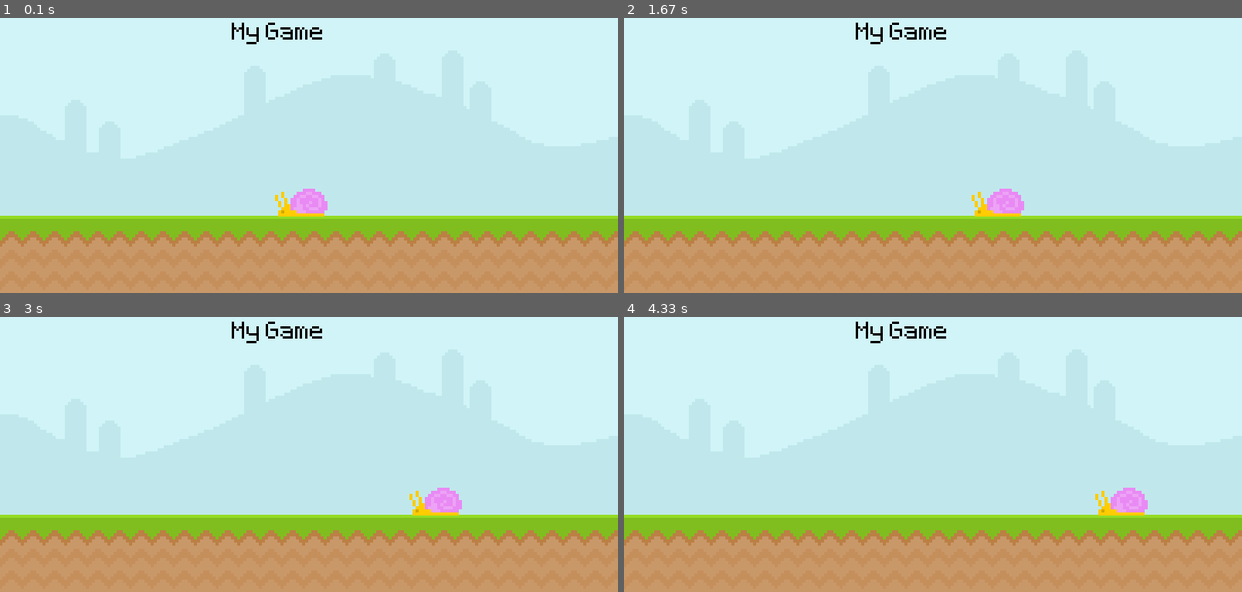
Above: before the commit, frames 1-4 (two rows, left to right).
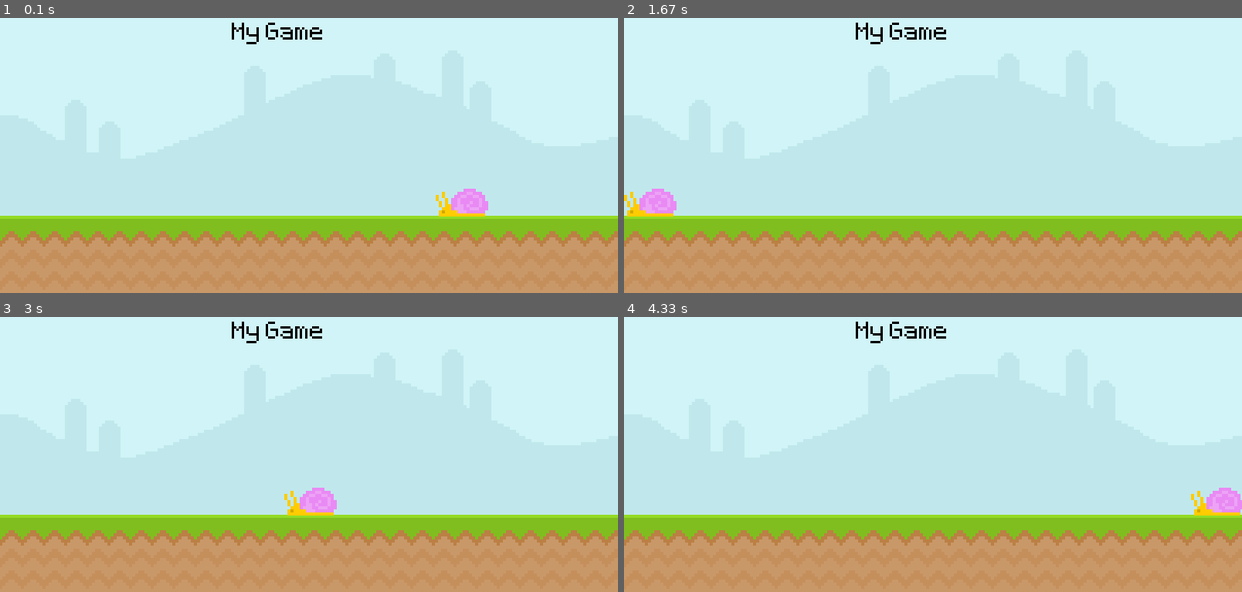
Above: after the commit, the same moments.

Repository: tildesarecool/Pygame-ultimate-into-pygam-YT
Game: pygame game, started from runner.py
The game is run twice, just before and just after one commit, with the same random seed, the same clock (stepped at 60 frames per second) and the same inputs.
Inputs:
- Up to frame 1 (0.1 s): no input
- Up to frame 2 (1.67 s): no input
- Up to frame 3 (3 s): no input
- Up to frame 4 (4.33 s): no input

The runs differ from the first frame. In frame 1, 1.3% of the frame differs, in the area x 44-79%, y 62-73%; in frame 2, 1.3%; in frame 3, 1.3%; in frame 4, 1.2%.

Commit message:
a snail racing across the scren right to left

Diff:
--- a/runner.py
+++ b/runner.py
@@ -36,7 +36,7 @@
 text_surface = test_font.render('My Game', False, 'Black') # text, anti-alias true/false, color
 
 snail_surface = pygame.image.load('graphics/snail/snail1.png')
-snail_x_pos = 350
+snail_x_pos = 600
 
 # setup infinite game loop
 while True:
@@ -49,8 +49,19 @@
     screen.blit(sky_surface,(0,0)) # takes surface and position
     screen.blit(ground_surface,(0,300)) # takes surface and position
     screen.blit(text_surface, (300, 50))
-    snail_x_pos += 1
+# move to right is +=
+    # snail_x_pos += 1
+# move to left is -=
+#    snail_x_pos -= 1
+    snail_x_pos -= 3
+
+    if (snail_x_pos < -100):
+        snail_x_pos = 740
+    else:
+        snail_x_pos -= 3
+
     screen.blit(snail_surface, (snail_x_pos, 265))
+
 
 
     # update everything
